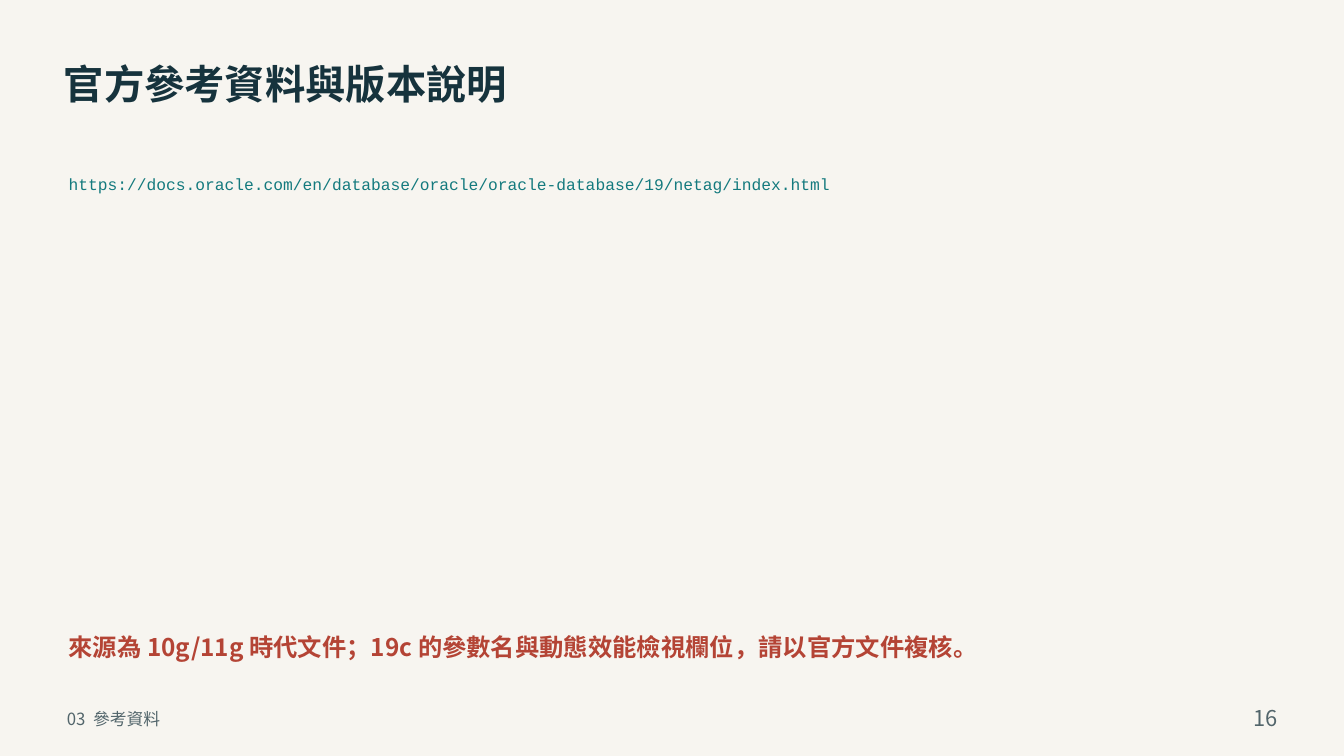
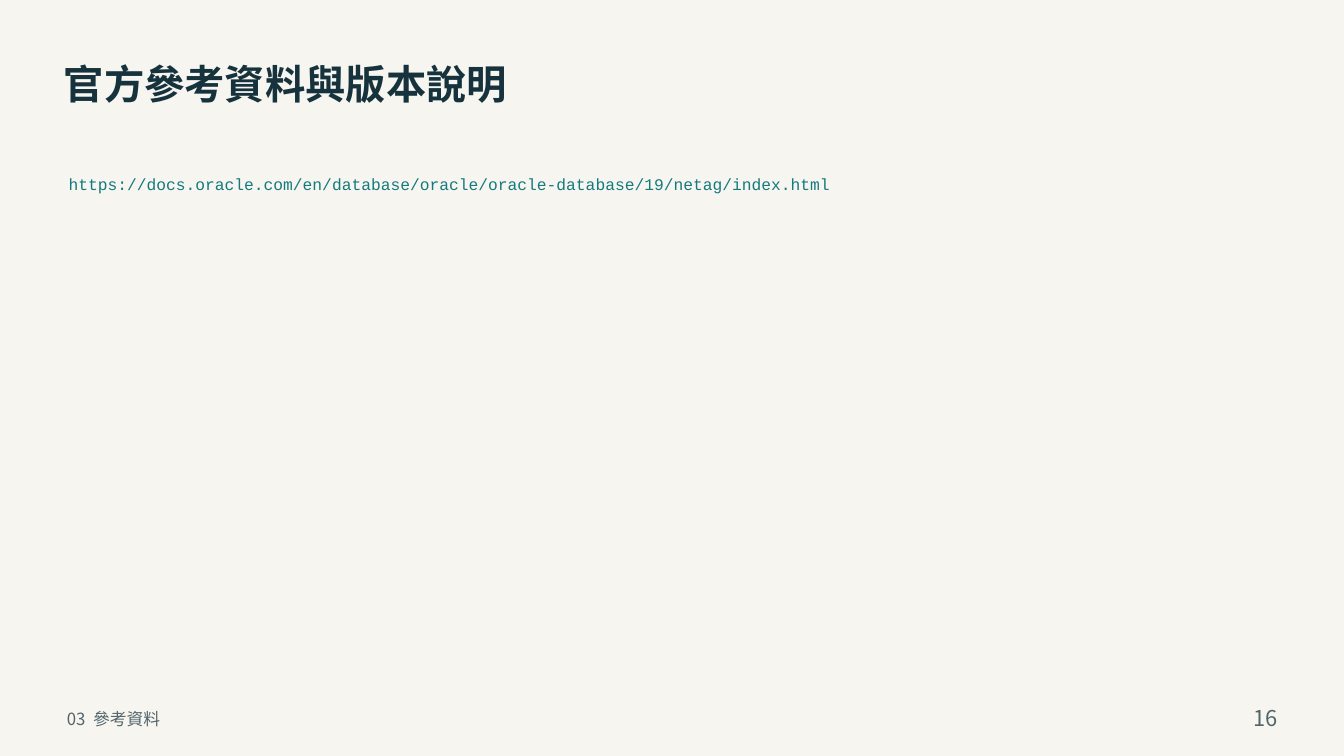
Before and after one commit to YouAreTheBlueSky/Oracle-DBA-Training-Docs, a slide deck: slide 16 of deliver_beginner/03_Oracle_DBA_Net_Services.pptx. Drawn at 1344x756 pixels with LibreOffice and Linux fonts; fonts in the diff are those of the drawing. Boxes give left, top, right and bottom in pixels: in the first picture for what was removed or moved away, otherwise in the second. Text is boxed around its words. In the diff, an @@ line names an element or a change of style, - is before the commit and + after.

```diff
--- a/deliver_beginner/03_Oracle_DBA_Net_Services.pptx
+++ b/deliver_beginner/03_Oracle_DBA_Net_Services.pptx
@@ text removed at [69, 635, 977, 662] @@
-來源為 10g/11g 時代文件；19c 的參數名與動態效能檢視欄位，請以官方文件複核。
```
Also in this commit, not shown: 1 other file.
